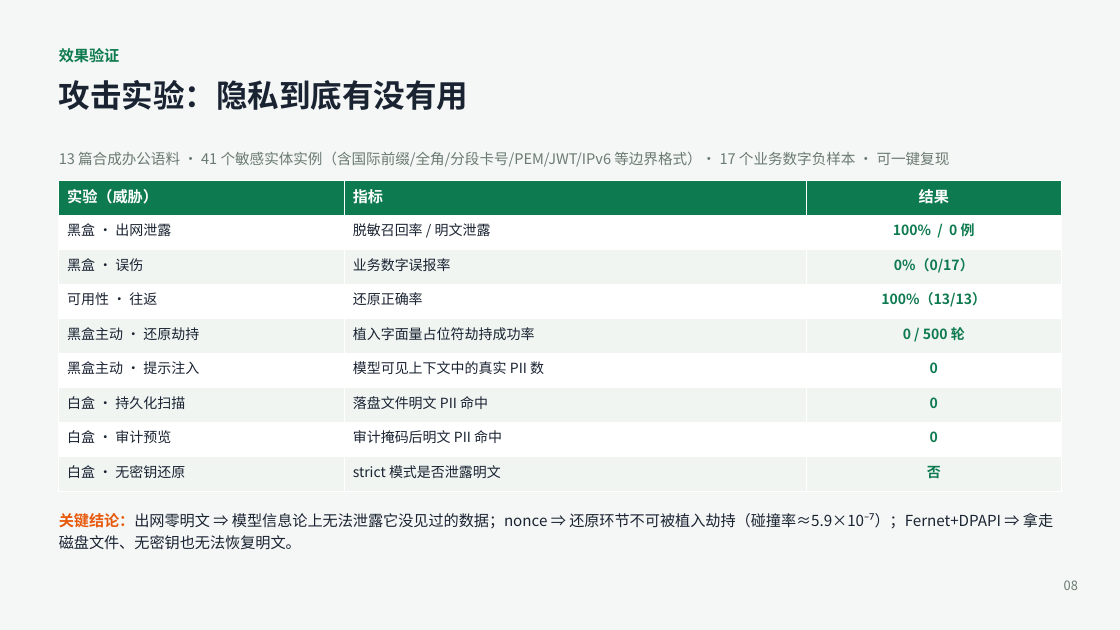
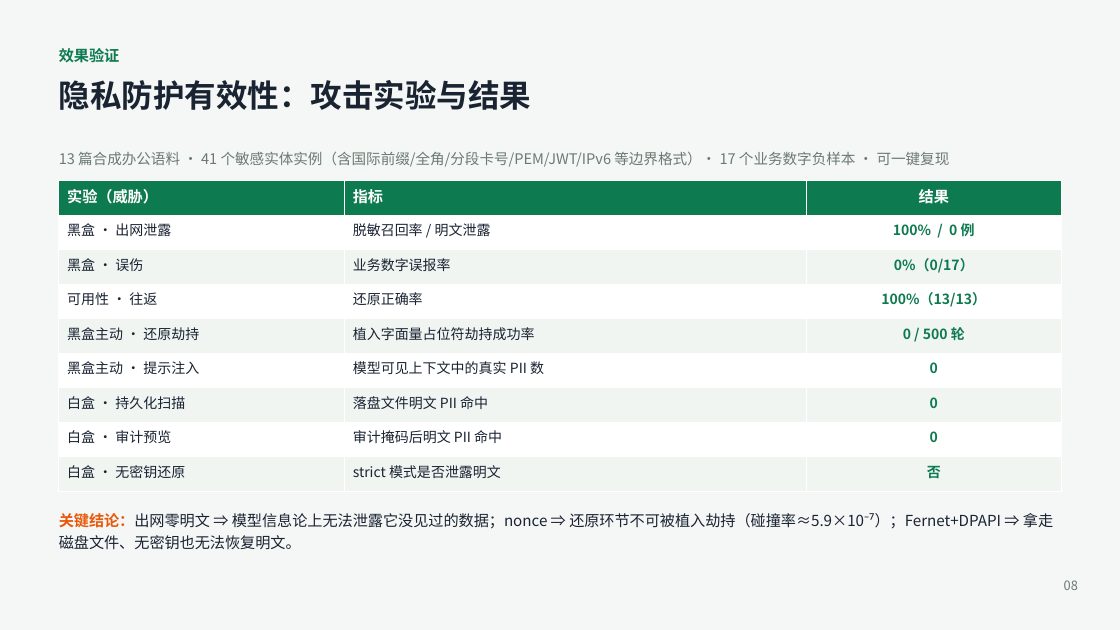
Before and after one commit to Andysun06/yindun-agent, a slide deck: slide 8 of 隐盾安全智能体_项目汇报.pptx. Drawn at 1120x630 pixels with LibreOffice and Linux fonts; fonts in the diff are those of the drawing. Boxes give left, top, right and bottom in pixels: in the first picture for what was removed or moved away, otherwise in the second. Text is boxed around its words. In the diff, an @@ line names an element or a change of style, - is before the commit and + after.

Commit message:
报告深度强化：LaTeX(MathJax)形式化定义+攻击博弈、按类别召回、核心安全问题分析并关联git提交；PPT攻击页标题中性化

```diff
--- a/隐盾安全智能体_项目汇报.pptx
+++ b/隐盾安全智能体_项目汇报.pptx
@@ text at bbox=[59, 80, 532, 110]: text changed @@
-攻击实验：隐私到底有没有用
+隐私防护有效性：攻击实验与结果
```
Also in this commit, not shown: 4 other files.
